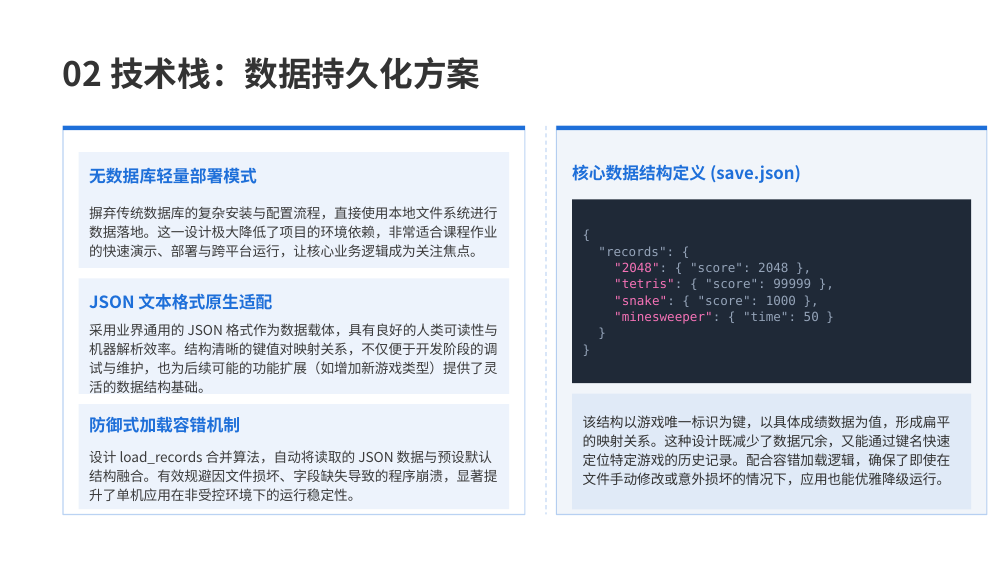
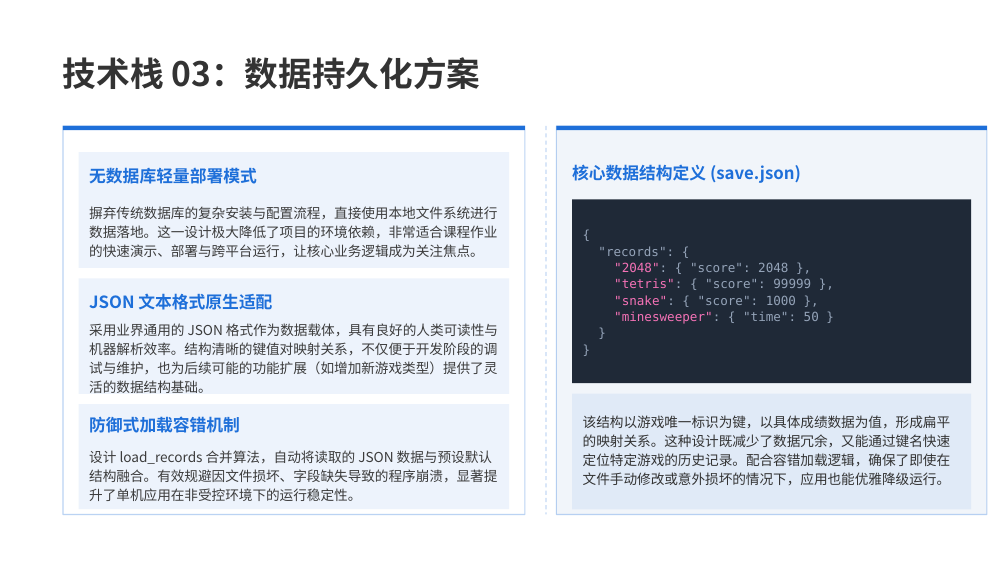
Before and after one commit to Rill-Sunny/Mini-Game, a slide deck: slide 9 of 项目答辩.pptx. Drawn at 1008x567 pixels with LibreOffice and Linux fonts; fonts in the diff are those of the drawing; background and template pictures are left out. Boxes give left, top, right and bottom in pixels: in the first picture for what was removed or moved away, otherwise in the second. Text is boxed around its words. In the diff, an @@ line names an element or a change of style, - is before the commit and + after.

```diff
--- a/项目答辩.pptx
+++ b/项目答辩.pptx
@@ text at (63,57,481,89): text changed @@
-02 技术栈：数据持久化方案
+技术栈 03：数据持久化方案
```
Also in this commit, not shown: 19 other slides changed.
